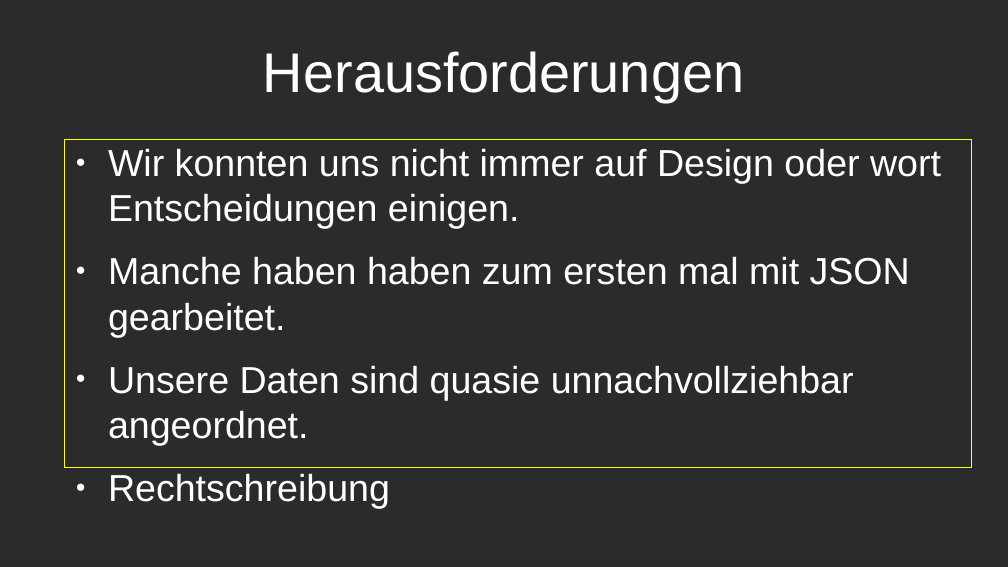
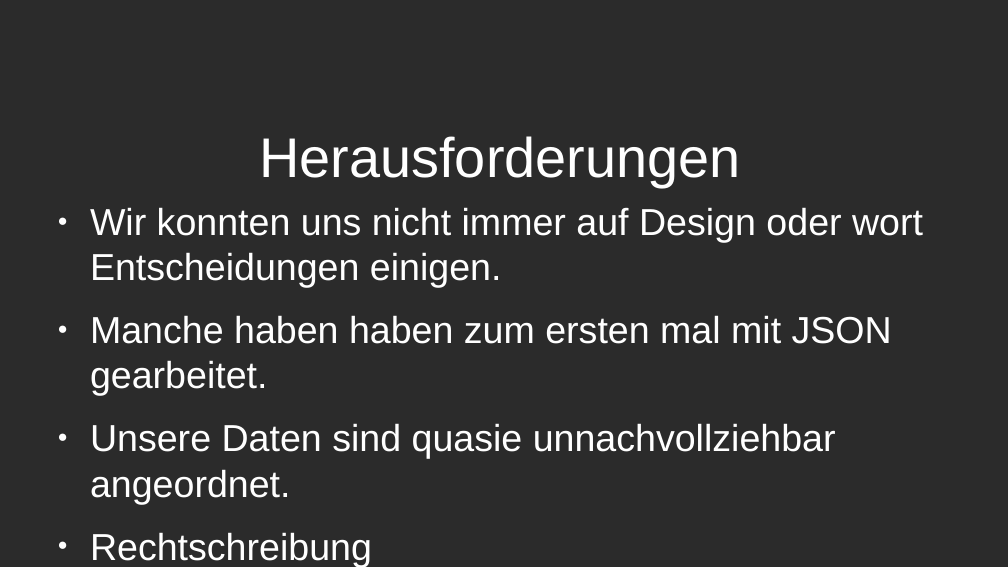
Before and after one commit to Kleefuchs/OS-Picker, a slide deck: slide 4 of Arch.odp. Drawn at 1008x567 pixels with LibreOffice and Linux fonts; fonts in the diff are those of the drawing; background and template pictures are left out; a plain dark background stands for a picture behind light text. Boxes give left, top, right and bottom in pixels: in the first picture for what was removed or moved away, otherwise in the second. Text is boxed around its words. In the diff, an @@ line names an element or a change of style, - is before the commit and + after.

```diff
--- a/Arch.odp
+++ b/Arch.odp
@@ title "Herausforderungen": place and size @@
-title "Herausforderungen" at [263,51,744,102]
+title "Herausforderungen" at [259,136,740,187]
@@ text "Wir konnten uns nicht immer ...": place and size @@
-text "Wir konnten uns nicht immer ..." at [65,139,972,468]
+text "Wir konnten uns nicht immer ..." at [90,207,923,504]
@@ text "Wir konnten uns nicht immer ..." at [90,207,923,504]: outline #FFFF00 0 pt to none @@
```
Also in this commit, not shown: 2 other slides changed, 1 slide added, 1 slide removed.
